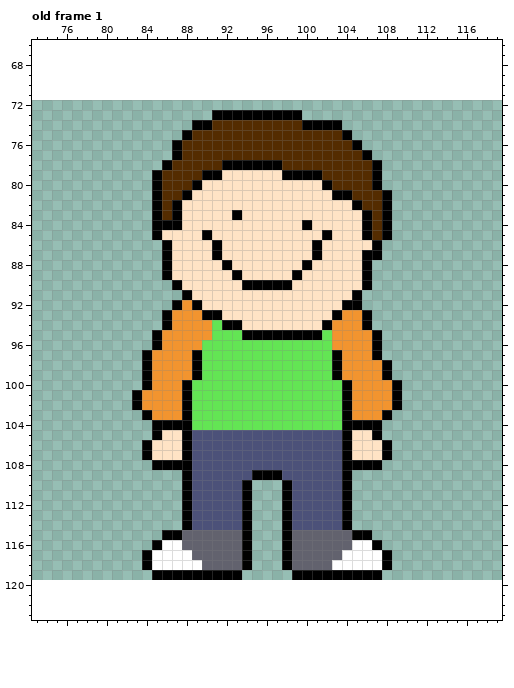
File history of a pixel-art file, img/characters/flex.aseprite. The picture above is the old version.
48x48 pixels, 10 frames. Shown: old frame 1: x 73..119, y 66..123. The old version is drawn lined up with the new one, on the new canvas. The commit also changed other frames, which this record leaves out.
After the commit:
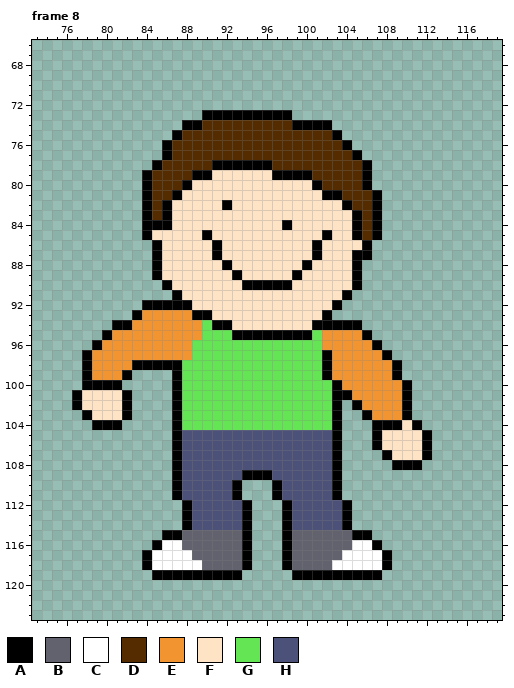
Palette (. is transparent): A #000000  B #62626e  C #ffffff  D #542c00  E #f2942f  F #ffe3c5  G #63e554  H #4c5179
A new or re-ordered frame is compared with the old frame closest to it.
What changed:
canvas 48x48 -> 192x192, the old top-left corner now at 72,72
frames re-ordered
Changed rows in their new state; - is an unchanged pixel.
Frame 8 against old frame 1:
first column x 77:
 73 -------------A--------.-------------
 74 -----------A-D--------A---.---------
 75 ----------AD--------------A.--------
 76 ---------AD----------------A.-------
 77 ---------AD-----------------A.------
 78 --------AD----A-----D--------A.-----
 79 -------AD---A-F-----A---D----A.-----
 80 -------AD--AF-----------AD---A.-----
 81 -------AD-AF-------------A-D--A.----
 82 -------ADAF----A-----------AD-A.----
 83 -------ADAF-----F-----------ADA.----
 84 -------A--F----------A-F----ADA.----
 85 -------AF-------------------ADA.----
 86 --------AF-------------------A.-----
 87 --------AF------------------A-.-----
 88 --------AF------------------A.------
 89 --------AF------------------A.------
 90 ---------AF-----------------A.------
 91 ----------AF---------------A.-------
 92 -------AAA-AF-------------A..-------
 93 ------AEEE--A-F----------A....------
 94 ----AAEEEE---GA-F-------A-AAA.------
 95 ---AEEEEE----G--A-------GE---A.-----
 96 --AEEEEEE---G------------E----------
 97 -AEEEEEE----G------------AE---EA----
 98 -AEEEEA-AAAGG------------AE----EA---
 99 -AEEEA-...AGG------------AE----EA---
100 -AAAA--...AG--------------AE----EA--
101 AFFFFA....AG--------------A-----EA--
102 AFFFFA....AG--------------A.A---EA--
103 -AFFFA-...AG--------------A..A-EEA--
104 --AAA---..-G--------------A...-AAFA-
105 --------..AH--------------A...-FFFFA
106 -------...AH--------------A...AFFFFA
107 -------...AH--------------A....-FFFA
108 --------..-H--------------A....-AAA-
109 ----------AH-----A--H-----A.--------
110 ----------AH----A.--AH----A.--------
111 ----------AH----A.--AH----A.--------
